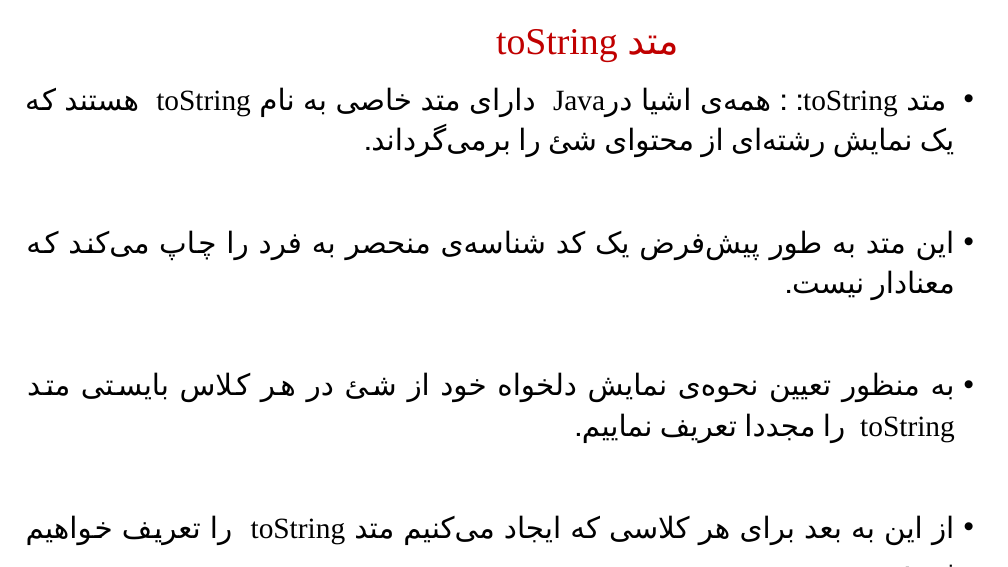
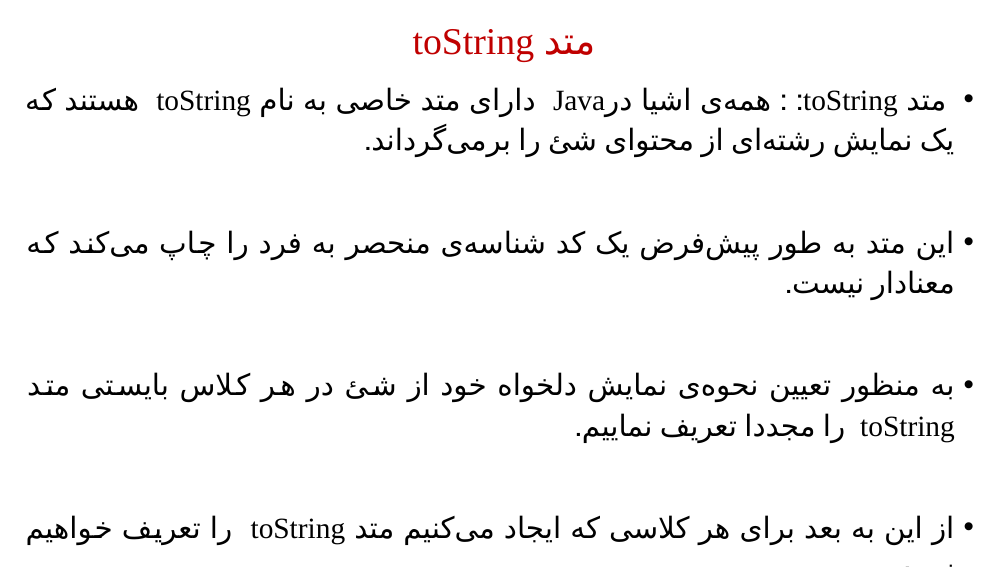
Before and after one commit to HamedFahimi/Teach, a slide deck: slide 85 of Chapter#3OfAdvancedProgrammingInJava-2.pptx (slide 84 before the commit). Drawn at 1008x567 pixels with LibreOffice and Linux fonts; fonts in the diff are those of the drawing. Boxes give left, top, right and bottom in pixels: in the first picture for what was removed or moved away, otherwise in the second. Text is boxed around its words. In the diff, an @@ line names an element or a change of style, - is before the commit and + after.

```diff
--- a/Chapter#3OfAdvancedProgrammingInJava-2.pptx
+++ b/Chapter#3OfAdvancedProgrammingInJava-2.pptx
@@ text "متد toString" rewrapped from (156, 35, 678, 116) to (251, 35, 595, 544) @@
```
Also in this commit, not shown: 16 other slides changed, 8 slides added, 6 slides removed, 1 other file.
